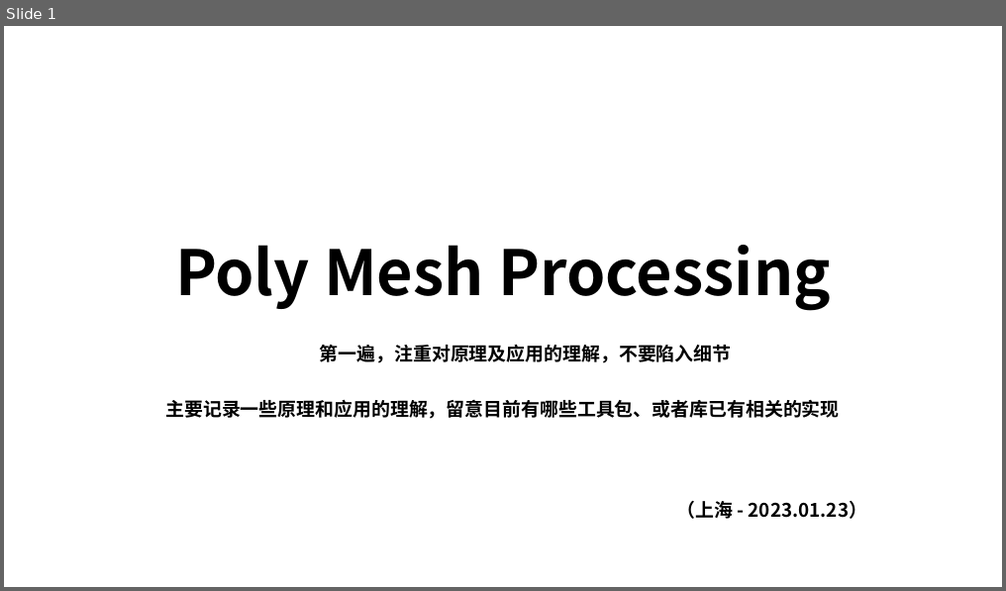
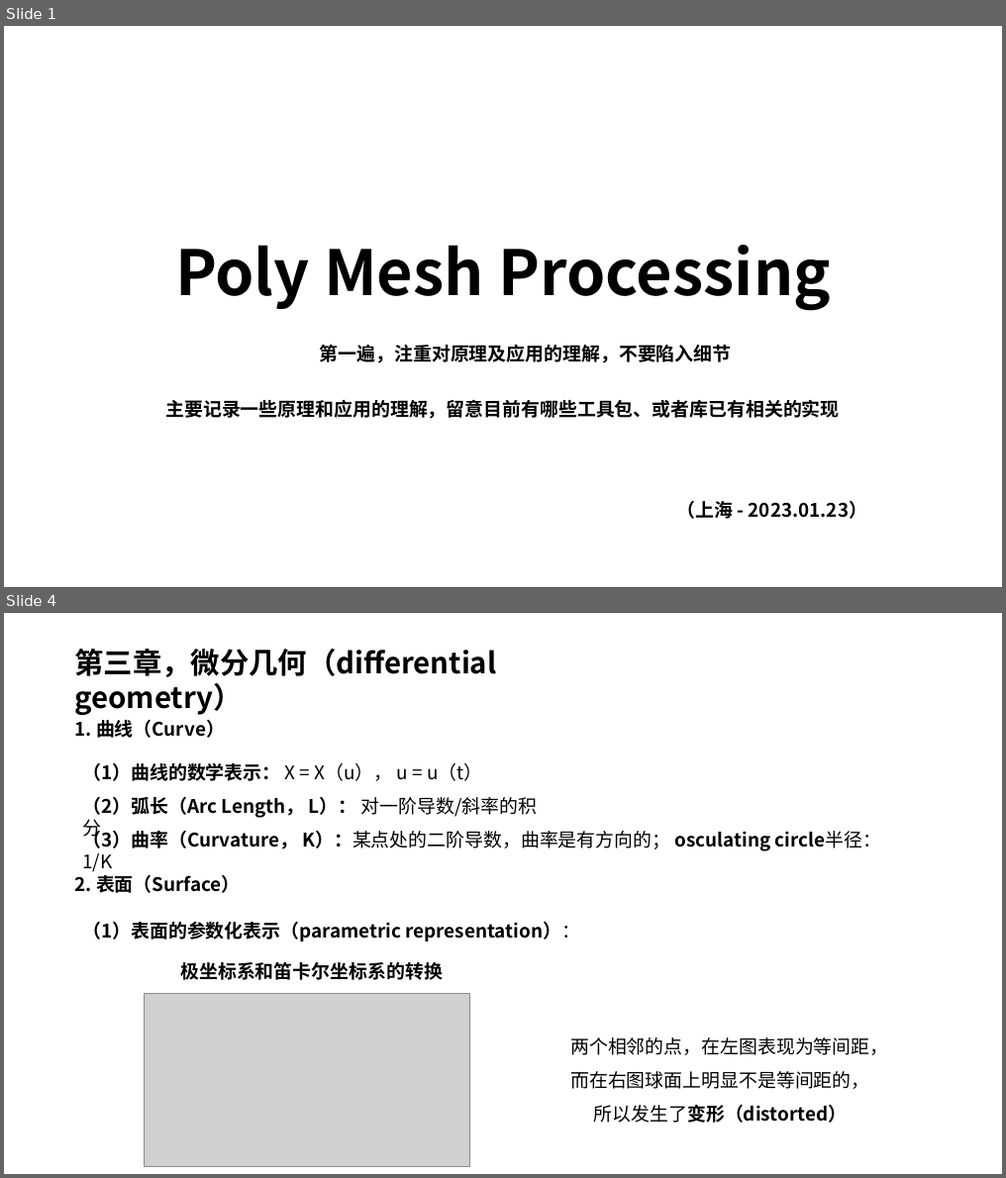
Before and after one commit to pczpcz/GAME102Learning, a slide deck: note/01 geometry algorithm/poly_mesh_processing.pptx. Shown one above the other, each under a label of ours: slide 1 before the commit, slides 1 and 4 after it; the slides between them are not shown. The pictures are 1006x591 and 1006x1178 pixels, drawn with LibreOffice and Linux fonts; fonts in the diff are those of the drawing; grey boxes stand for pictures. Boxes give left, top, right and bottom in pixels: in the first picture for what was removed or moved away, otherwise in the second. Text is boxed around its words. In the diff, an @@ line names an element or a change of style, - is before the commit and + after.

```diff
--- a/note/01 geometry algorithm/poly_mesh_processing.pptx
+++ b/note/01 geometry algorithm/poly_mesh_processing.pptx
@@ slide 4 added at (4, 613, 1002, 1174), background #FFFFFF @@
@@ text added at (74, 648, 496, 715), 28 pt, text #000000, bold @@
+第三章，微分几何（differential geometry）
@@ text added at (74, 720, 225, 738), 18 pt, text #000000, bold @@
+1. 曲线（Curve）
@@ text added at (82, 763, 482, 781), 18 pt, text #000000 @@
+（1）曲线的数学表示： X = X（u）， u = u（t）
@@ text added at (82, 797, 538, 818), 18 pt, text #000000, bold @@
+（2）弧长（Arc Length， L）： 对一阶导数/斜率的积分
@@ text added at (82, 827, 881, 852), 18 pt, text #000000, bold @@
+（3）曲率（Curvature， K）：某点处的二阶导数，曲率是有方向的； osculating circle半径：1/K
@@ text added at (74, 875, 241, 893), 18 pt, text #000000, bold @@
+2. 表面（Surface）
@@ text added at (82, 922, 580, 942), 18 pt, text #000000, bold @@
+（1）表面的参数化表示（parametric representation）：
@@ text added at (180, 962, 443, 980), 18 pt, text #000000, bold @@
+极坐标系和笛卡尔坐标系的转换
@@ picture added at (144, 993, 469, 1167) @@
@@ text added at (570, 1038, 888, 1123), 18 pt, text #000000 @@
+两个相邻的点，在左图表现为等间距，而在右图球面上明显不是等间距的，所以发生了变形（distorted）
```
Also in this commit, not shown: 6 other slides added, 1 slide removed.
